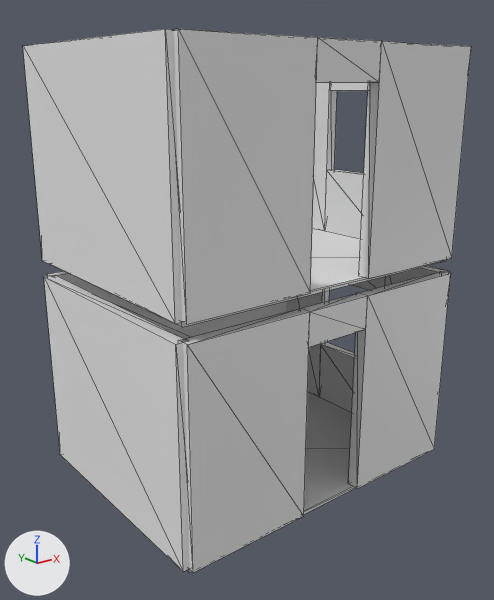
A saved change to the glTF model engine/sample_room.gltf.
Both versions are drawn from a camera (50 mm lens) standing at (-3.25, -5.01, 4.77) and looking at (1.9, 1.42, 2.19). Arrows for +X, +Y and +Z are at lower left; the lights stay in place. The first picture is the older version. Mesh edges are drawn as thin lines. Where no turn or scale is listed for an object, it has been applied to the vertices.

The first picture shows 'p0_room_sala', 'p0_w_norte', 'p0_w_oeste', 'p0_w_sur_jamb_0', 'p0_w_sur_jamb_1', 'p1_room_sala', 'p1_w_este_jamb_1', 'p1_w_este_sill_op_ventana', 'p1_w_oeste', 'p1_w_sur_jamb_0', 'p1_w_sur_jamb_1', 'p1_w_sur_lintel_op_puerta' and 6 more.
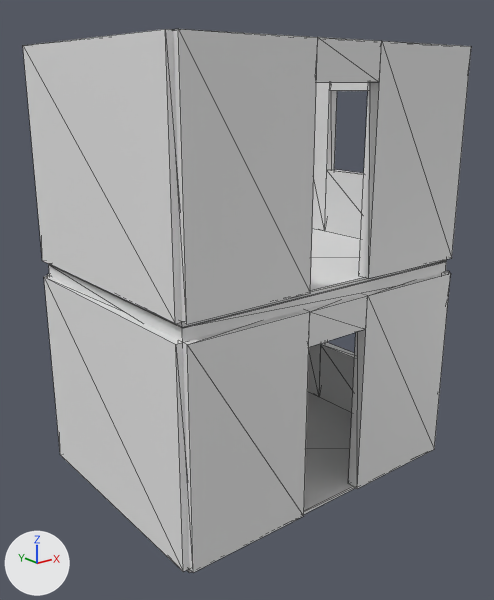
Commit message: Sprint 4 (pipeline): losas entre pisos desde slab_thickness

What changed in the scene script:
```text
Add me_p1_slab:
    me_p1_slab.from_pydata(...)  # a box spanning x 0.0..4.0, y 0.0..3.0, z 2.44..2.64
Add ob_p1_slab:
    ob_p1_slab = bpy.data.objects.new('p1_slab', me_p1_slab)
    ob_p1_slab.location = (0.0, 0.0, 0.0)
```

Changed parts and their boxes [x1, y1, x2, y2] in the pictures (494 x 600 px):
'p1_slab', added
    after: [49, 261, 446, 342]
'p0_w_norte', unchanged, covered by the edit
    before: [47, 271, 286, 338]
